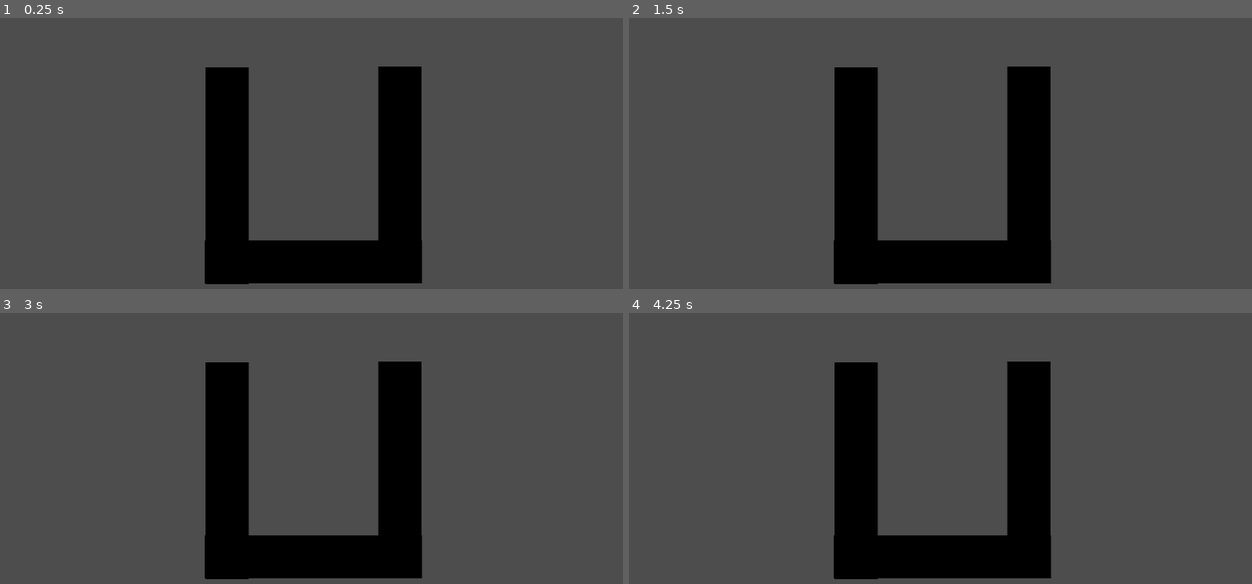
Above: before the commit, frames 1-4 (two rows, left to right).
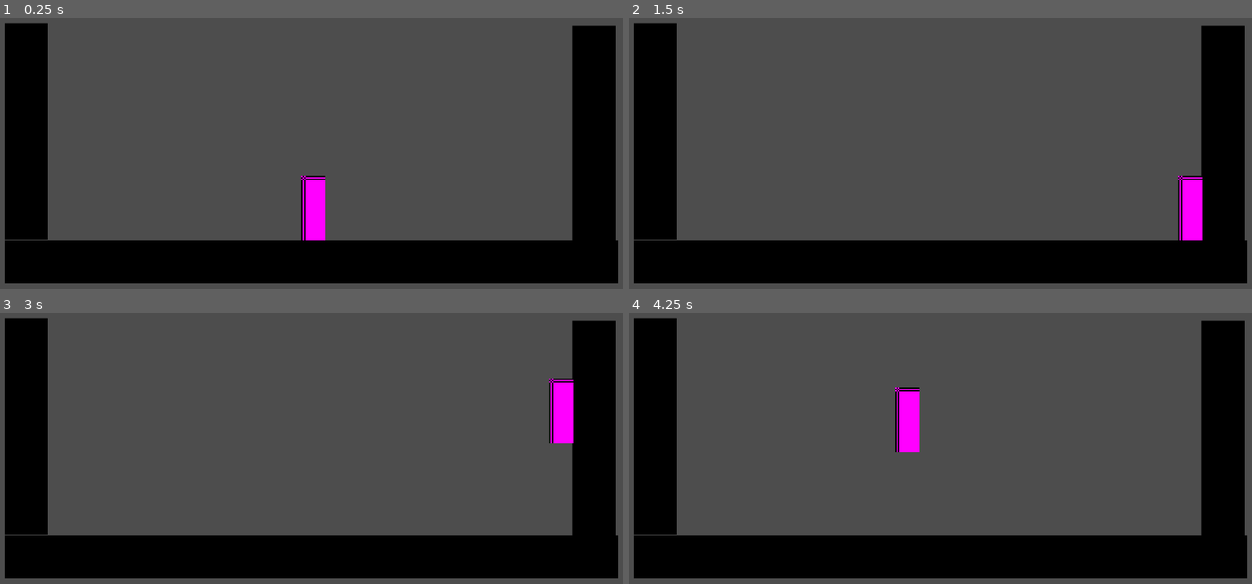
Above: after the commit, the same moments.

Repository: katfishkatfishing/Deathwish
Game: Godot game, scene res://test.tscn
Two runs of this game, one before a commit and one after it. Both use one fixed random seed, a clock stepped at 60 frames per second and the inputs below.
Inputs (mouse positions are in pixels of both pictures, inside the frame that each line leads up to):
- Up to frame 1 (0.25 s): no input
- Up to frame 2 (1.5 s): tap Enter (ui_accept) at 0.5, 0.6, 0.77, 1.07 s; move the mouse to (1083, 164) at 0.52 s; hold Right (right) 0.53-1.28 s; click (1083, 164) at 0.67 s; move the mouse to (815, 199) at 1.27 s; hold Down from 1.28 s (still down); tap Ctrl at 1.35 s
- Up to frame 3 (3 s): tap Enter (ui_accept) at 1.52, 1.55, 1.82, 2.3, 2.75 s; move the mouse to (380, 397) at 2.02 s; release Down at 2.03 s; hold Right (right) 2.03-2.78 s; hold Shift 2.03-2.78 s; move the mouse to (280, 551) at 2.77 s; hold Up from 2.78 s (still down); tap Alt at 2.85 s; click (280, 551) at 2.92 s
- Up to frame 4 (4.25 s): tap Enter (ui_accept) at 3.02, 3.05, 3.32, 3.6, 3.77, 4.07 s; move the mouse to (1139, 532) at 3.52 s; release Up at 3.53 s; hold Left (left) from 3.53 s (still down)

The runs differ from the first frame. In frame 1, 31% of the frame differs, in the area x 0-100%, y 1-99%; in frame 2, 31%; in frame 3, 31%; in frame 4, 31%.

Commit message:
Added player

Diff:
--- a/character.tscn
+++ /dev/null
@@ -1,14 +0,0 @@
-[gd_scene format=3 uid="uid://b8yr1wprk2qah"]
-
-[node name="Character" type="Node2D" unique_id=1609324088]
-position = Vector2(125, 108)
-
-[node name="CharacterBody2D" type="CharacterBody2D" parent="." unique_id=1832381031]
-
-[node name="CollisionShape2D" type="CollisionShape2D" parent="CharacterBody2D" unique_id=293624744]
-
-[node name="AnimatedSprite2D" type="AnimatedSprite2D" parent="CharacterBody2D" unique_id=1672568772]
-
-[node name="Hitbox" type="Area2D" parent="CharacterBody2D" unique_id=1181329590]
-
-[node name="WeaponHitbox" type="Area2D" parent="CharacterBody2D" unique_id=662010119]
--- /dev/null
+++ b/player/player.gd
@@ -0,0 +1,28 @@
+class_name Player
+extends CharacterBody2D
+
+
+const SPEED = 300.0
+const JUMP_VELOCITY = -400.0
+
+func _process(_delta: float) -> void:
+	pass
+
+func _physics_process(delta: float) -> void:
+	# Add the gravity.
+	if not is_on_floor():
+		velocity += get_gravity() * delta
+
+	# Handle jump.
+	if Input.is_action_just_pressed("ui_accept") and is_on_floor():
+		velocity.y = JUMP_VELOCITY
+
+	# Get the input direction and handle the movement/deceleration.
+	# As good practice, you should replace UI actions with custom gameplay actions.
+	var direction := Input.get_axis("left", "right")
+	if direction:
+		velocity.x = direction * SPEED
+	else:
+		velocity.x = move_toward(velocity.x, 0, SPEED)
+
+	move_and_slide()
--- /dev/null
+++ b/player/player.tscn
@@ -0,0 +1,20 @@
+[gd_scene format=3 uid="uid://bkqu31cujx45k"]
+
+[ext_resource type="Script" uid="uid://c1ag7qpsli2np" path="res://player/player.gd" id="1_oul6g"]
+
+[sub_resource type="PlaceholderTexture2D" id="PlaceholderTexture2D_g4v7s"]
+size = Vector2(18, 48)
+
+[sub_resource type="RectangleShape2D" id="RectangleShape2D_g4v7s"]
+size = Vector2(16, 46)
+
+[node name="Player" type="CharacterBody2D" unique_id=1882587580]
+script = ExtResource("1_oul6g")
+
+[node name="Sprite2D" type="Sprite2D" parent="." unique_id=768253590]
+position = Vector2(0, -24)
+texture = SubResource("PlaceholderTexture2D_g4v7s")
+
+[node name="CollisionShape2D" type="CollisionShape2D" parent="." unique_id=1483018582]
+position = Vector2(0, -23)
+shape = SubResource("RectangleShape2D_g4v7s")
--- a/test.tscn
+++ b/test.tscn
@@ -1,4 +1,6 @@
 [gd_scene format=3 uid="uid://cywt3uoiwm17s"]
+
+[ext_resource type="PackedScene" uid="uid://bkqu31cujx45k" path="res://player/player.tscn" id="1_37kl0"]
 
 [sub_resource type="Gradient" id="Gradient_mf4mk"]
 colors = PackedColorArray(0, 0, 0, 1, 0, 0, 0, 1)
@@ -15,7 +17,7 @@
 position = Vector2(153, 188)
 
 [node name="Sprite2D2" type="Sprite2D" parent="." unique_id=814428731]
-position = Vector2(22, -58)
+position = Vector2(-127, -91)
 rotation = 1.5707964
 scale = Vector2(5.03125, 1)
 texture = SubResource("GradientTexture2D_yf5fn")
@@ -27,7 +29,7 @@
 shape = SubResource("RectangleShape2D_g4v7s")
 
 [node name="Sprite2D3" type="Sprite2D" parent="." unique_id=726130222]
-position = Vector2(150, -59)
+position = Vector2(294, -89)
 rotation = 1.5707964
 scale = Vector2(5.03125, 1)
 texture = SubResource("GradientTexture2D_yf5fn")
@@ -39,8 +41,8 @@
 shape = SubResource("RectangleShape2D_g4v7s")
 
 [node name="Sprite2D" type="Sprite2D" parent="." unique_id=1337195031]
-position = Vector2(86.00001, 6)
-scale = Vector2(5.03125, 1)
+position = Vector2(84.500046, 6)
+scale = Vector2(14.21875, 1)
 texture = SubResource("GradientTexture2D_yf5fn")
 
 [node name="StaticBody2D" type="StaticBody2D" parent="Sprite2D" unique_id=466698328]
@@ -48,3 +50,6 @@
 [node name="CollisionShape2D" type="CollisionShape2D" parent="Sprite2D/StaticBody2D" unique_id=172285551]
 visible = false
 shape = SubResource("RectangleShape2D_g4v7s")
+
+[node name="Player" parent="." unique_id=1882587580 instance=ExtResource("1_37kl0")]
+position = Vector2(86, -11)
Not shown, added: player/player.gd.uid
